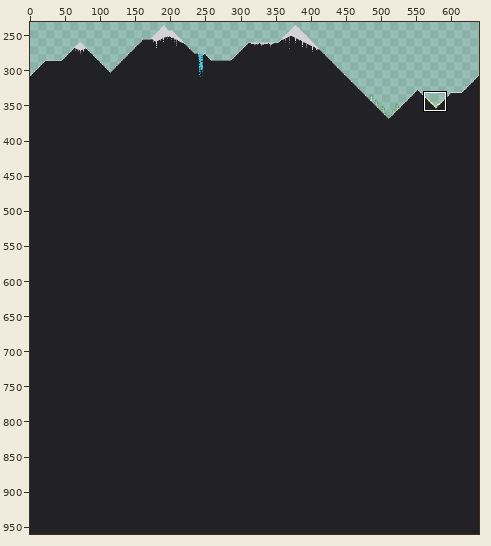
Edited in one commit: pixel-art file (game/Assets/Parallax/moutains.aseprite). Above: a wide view before the commit, with the close-up outlined.
Close-up. The starting point:
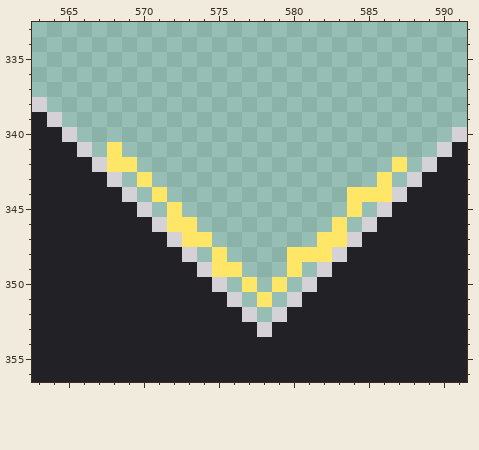
640x960 pixels, 1 frame. Shown: x 563..591, y 333..356. The wide view leaves out empty margins.
And afterwards:
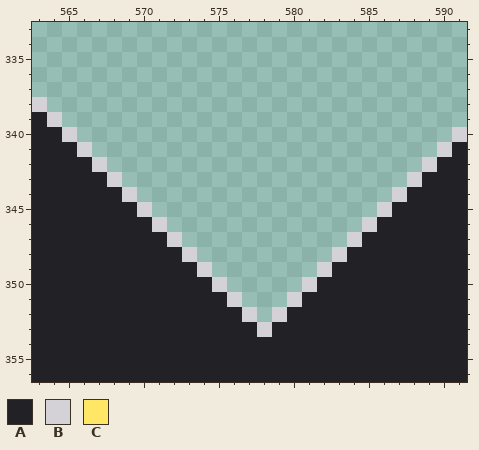
Palette (. is transparent): A #222126  B #d4d2d6  C #ffe666
Difference:
Layer "Layer 2":
The edit erases colour C in row 341 at x 568; in row 342 at x 568 to 569 and 587; in row 343 at x 570 and 586; in row 344 at x 571 and 584 to 586; in row 345 at x 572 and 584; in row 346 at x 572 to 573 and 583.
The edit erases colour C in row 347 at x 573 to 574 and 582 to 583; in row 348 at x 575 and 580 to 582; in row 349 at x 575 to 576 and 580; in row 350 at x 577 and 579; in row 351 at x 578.
Changed places in both close-ups, as pixel boxes (x1, y1, x2, y2):
erased: (107, 142, 407, 307)
